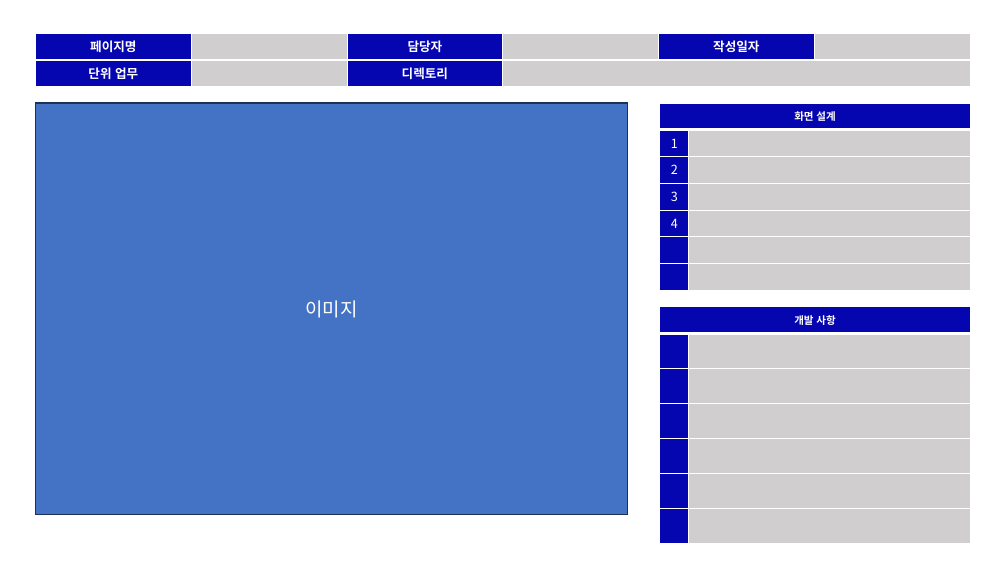
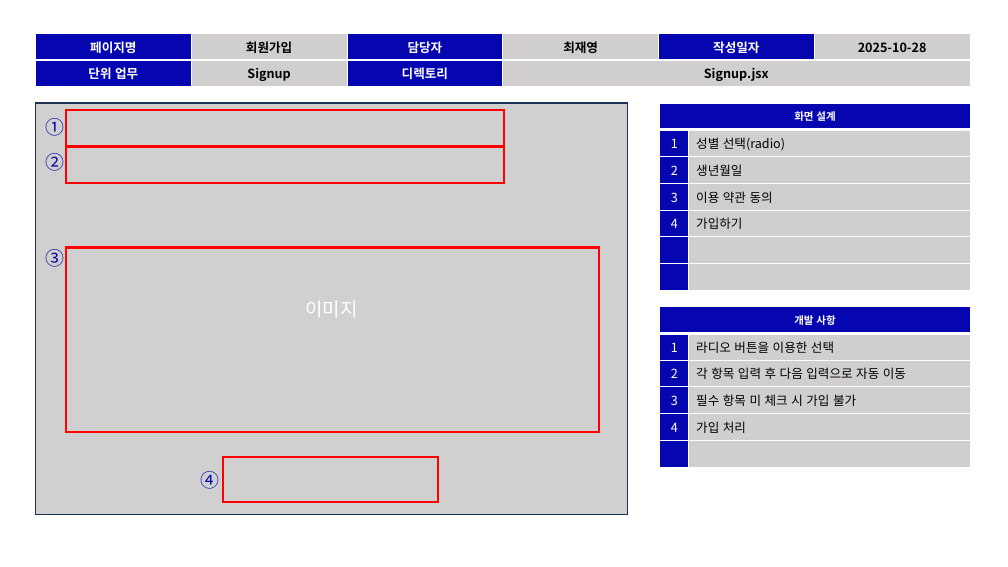
Before and after one commit to jungryeol123/tjg_project, a slide deck: slide 8 of TeamProject_스토리보드.pptx (slide 9 before the commit). Drawn at 1008x567 pixels with LibreOffice and Linux fonts; fonts in the diff are those of the drawing; grey boxes stand for pictures. Boxes give left, top, right and bottom in pixels: in the first picture for what was removed or moved away, otherwise in the second. Text is boxed around its words. In the diff, an @@ line names an element or a change of style, - is before the commit and + after.

```diff
--- a/TeamProject_스토리보드.pptx
+++ b/TeamProject_스토리보드.pptx
@@ table at (36, 33, 970, 87) @@
-row 1: 페이지명 |  | 담당자 |  | 작성일자 | 
+row 1: 페이지명 | 회원가입 | 담당자 | 최재영 | 작성일자 | 2025-10-28
-row 2, column 2: 
+row 2, column 2: Signup
-row 2, column 4: 
+row 2, column 4: Signup.jsx
@@ rectangle removed at (36, 103, 628, 515) @@
-이미지
@@ picture added at (36, 103, 628, 515), 18 pt, text #FFFFFF @@
+이미지
@@ text added at (45, 118, 64, 136), 18 pt, text #0606B1 @@
+①
@@ rectangle added at (67, 110, 504, 146), outline #FF0000 2.25 pt @@
@@ table at (660, 103, 970, 290) @@
-row 2, column 2: 
+row 2, column 2: 성별 선택(radio)
-row 3, column 2: 
+row 3, column 2: 생년월일
-row 4, column 2: 
+row 4, column 2: 이용 약관 동의
-row 5, column 2: 
+row 5, column 2: 가입하기
@@ rectangle added at (67, 147, 504, 183), outline #FF0000 2.25 pt @@
@@ text added at (45, 153, 64, 171), 18 pt, text #0606B1 @@
+②
@@ text added at (45, 249, 64, 267), 18 pt, text #0606B1 @@
+③
@@ rectangle added at (67, 248, 600, 433), outline #FF0000 2.25 pt @@
@@ table removed at (660, 307, 970, 515), 7 rows, 2 columns @@
-개발 사항 | 
- | 
- | 
- | 
- | 
- | 
- | 
@@ table added at (660, 307, 970, 467), 6 rows, 2 columns @@
+개발 사항 | 
+1 | 라디오 버튼을 이용한 선택
+2 | 각 항목 입력 후 다음 입력으로 자동 이동
+3 | 필수 항목 미 체크 시 가입 불가
+4 | 가입 처리
+ | 
@@ text added at (200, 471, 219, 489), 18 pt, text #0606B1 @@
+④
@@ rectangle added at (223, 457, 438, 502), outline #FF0000 2.25 pt @@
```
Also in this commit, not shown: 6 other slides changed, 3 slides added, 1 slide removed.
